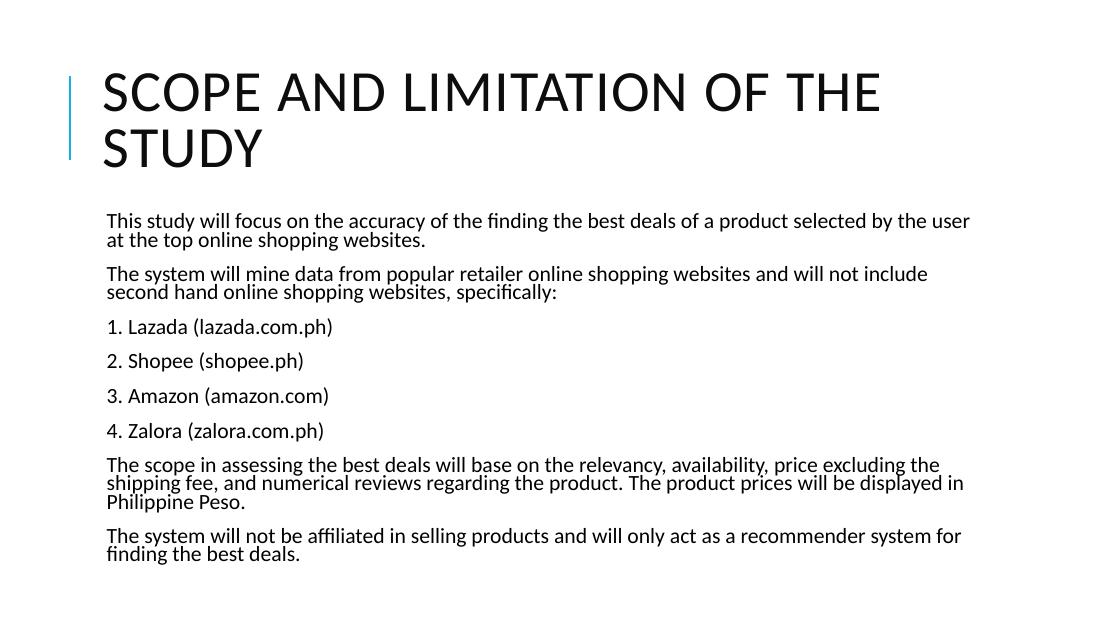
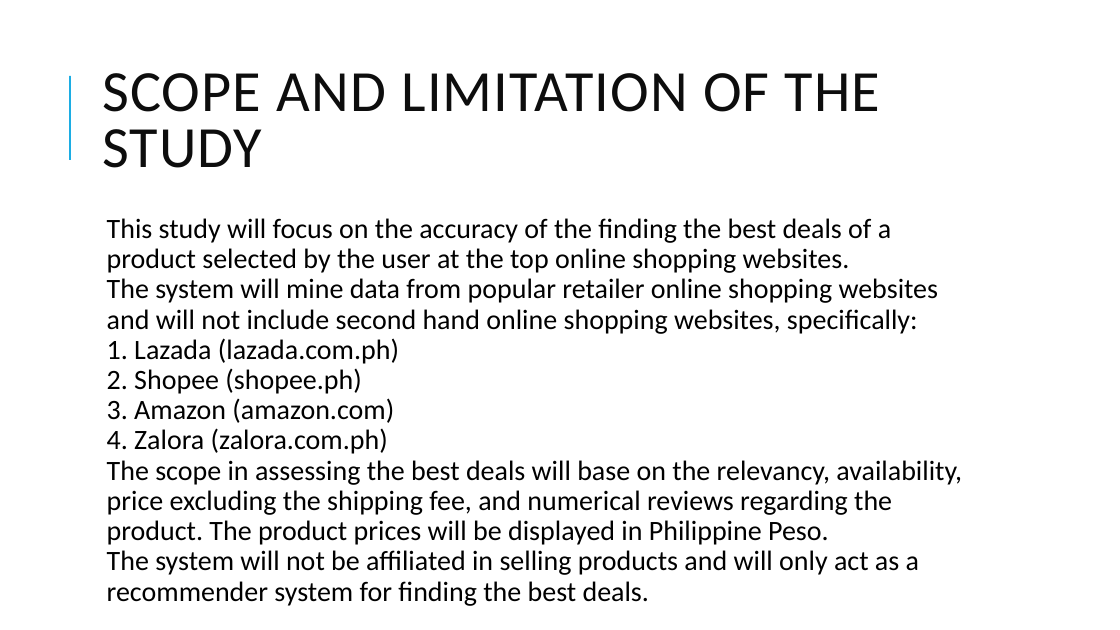
Before and after one commit to christianaveros/ThesisPaper-FOR, a slide deck: slide 5 of TIPid.pptx. Drawn at 1120x630 pixels with LibreOffice and Linux fonts; fonts in the diff are those of the drawing. Boxes give left, top, right and bottom in pixels: in the first picture for what was removed or moved away, otherwise in the second. Text is boxed around its words. In the diff, an @@ line names an element or a change of style, - is before the commit and + after.

```diff
--- a/TIPid.pptx
+++ b/TIPid.pptx
@@ text "This study will focus on ..." at (107, 218, 962, 575): size 18.6 to 24 pt; line spacing 0.7 to 0.9; less space between paragraphs @@
```
Also in this commit, not shown: 12 other slides changed, 4 slides added, 2 slides removed, 1 other file.
